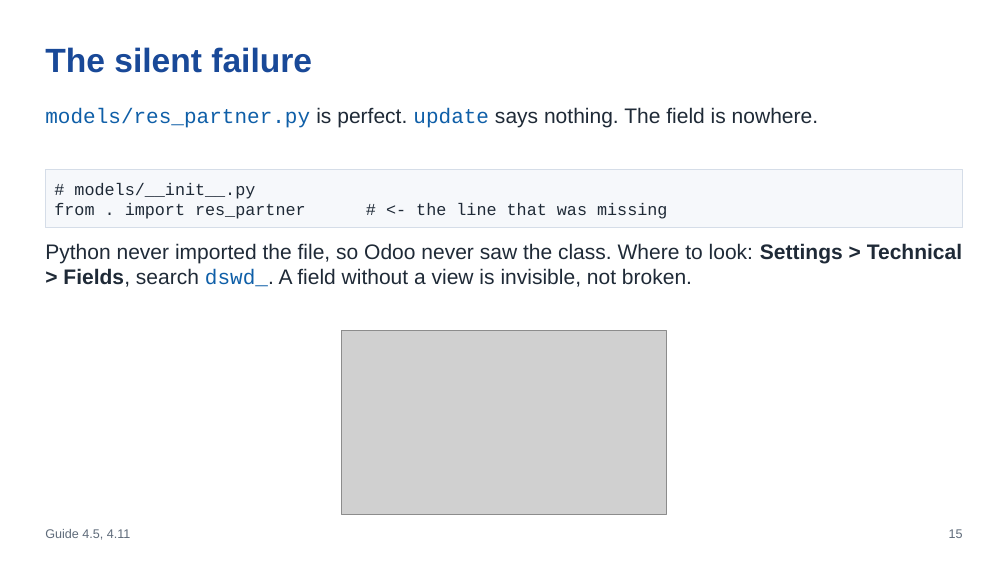
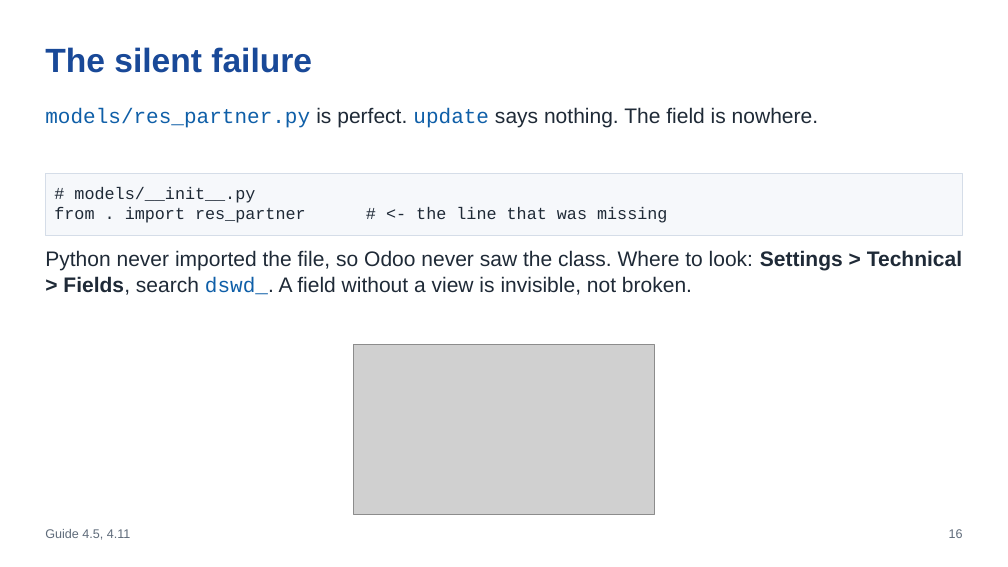
Before and after one commit to pithtech/OpenSPP-Template, a slide deck: slide 16 of training/module4/slides.pptx (slide 15 before the commit). Drawn at 1008x567 pixels with LibreOffice and Linux fonts; fonts in the diff are those of the drawing; grey boxes stand for pictures. Boxes give left, top, right and bottom in pixels: in the first picture for what was removed or moved away, otherwise in the second. Text is boxed around its words. In the diff, an @@ line names an element or a change of style, - is before the commit and + after.

```diff
--- a/training/module4/slides.pptx
+++ b/training/module4/slides.pptx
@@ rectangle "# models/__init__.py": place and size @@
-rectangle "# models/__init__.py" at bbox=[45, 169, 963, 228]
+rectangle "# models/__init__.py" at bbox=[45, 174, 963, 236]
@@ rectangle "# models/__init__.py" at bbox=[45, 174, 963, 236]: line spacing 19.2pt to 1 @@
@@ text "Python never imported the file, ...": place and size @@
-text "Python never imported the file, ..." at bbox=[45, 243, 962, 287]
+text "Python never imported the file, ..." at bbox=[45, 250, 962, 295]
@@ text "Python never imported the file, ..." at bbox=[45, 250, 962, 295]: line spacing 24pt to 1 @@
@@ picture: place and size @@
-picture at bbox=[341, 331, 667, 514]
+picture at bbox=[354, 345, 655, 514]
```
Also in this commit, not shown: 22 other slides changed, 1 slide added, 12 other files.
